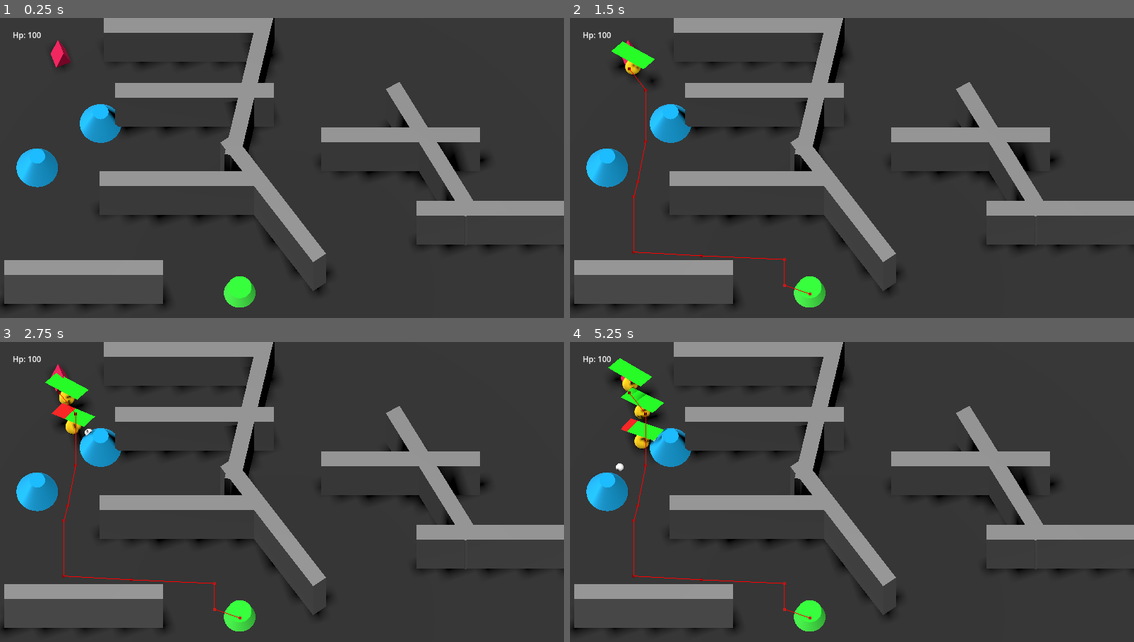
Above: before the commit, frames 1-4 (two rows, left to right).
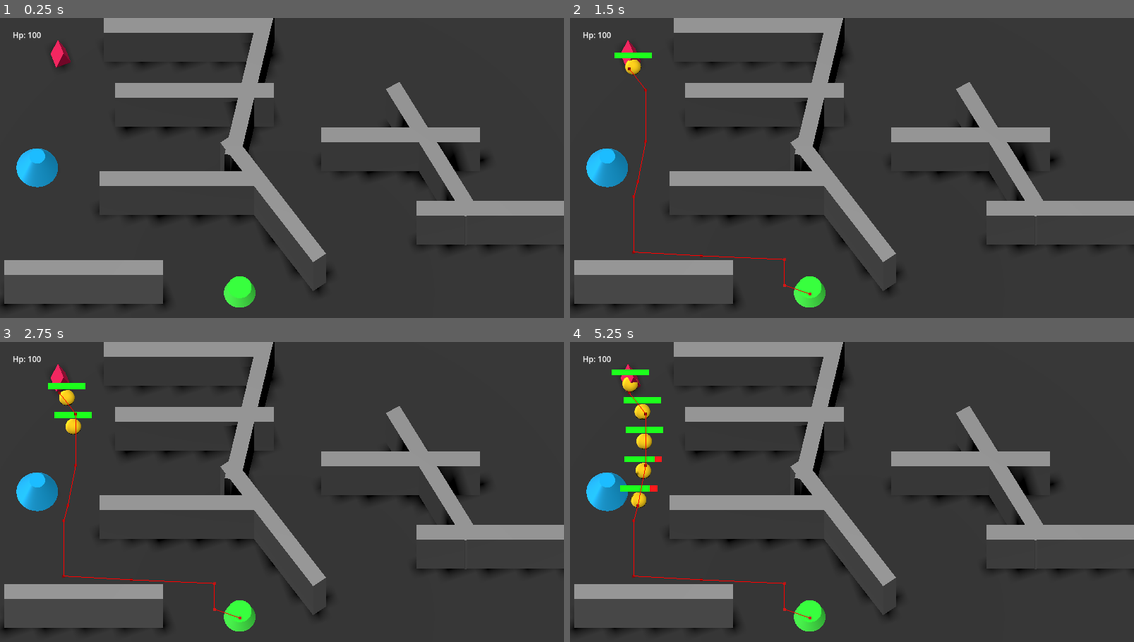
Above: after the commit, the same moments.

Repository: AlexBlck/factory-td
Game: Godot game, scene res://Scenes/main.tscn
The game is run twice, just before and just after one commit, with the same random seed, the same clock (stepped at 60 frames per second) and the same inputs.
Inputs:
- Up to frame 1 (0.25 s): no input
- Up to frame 2 (1.5 s): tap Enter (ui_accept) at 0.5, 0.77 s
- Up to frame 3 (2.75 s): tap Enter (ui_accept) at 1.52 s
- Up to frame 4 (5.25 s): tap Enter (ui_accept) at 3.02, 3.77, 4.52 s

The runs differ from the first frame. In frame 1, 0.7% of the frame differs, in the area x 14-22%, y 28-42%; in frame 2, 1.0%; in frame 3, 1.4%; in frame 4, 2.1%, in the area x 6-22%, y 5-56%.

Commit message:
Fix healthbar rotation

Diff:
--- a/Scenes/enemy.tscn
+++ b/Scenes/enemy.tscn
@@ -42,5 +42,7 @@
 debug_enabled = true
 
 [node name="HpBar" type="MeshInstance3D" parent="."]
-transform = Transform3D(-4.33267e-08, 0.991199, 0, 0.991199, 4.33267e-08, 8.66534e-08, 8.66534e-08, 3.78774e-15, -0.991199, 0, 2, 0)
+transform = Transform3D(-1.73359e-08, 0.991199, 0, 0.3966, 4.33267e-08, 5.15175e-08, 3.46719e-08, 3.78774e-15, -0.589292, 0, 2, 0)
+layers = 2
+cast_shadow = 0
 mesh = SubResource("PlaneMesh_8i5dy")
--- a/Scenes/main.tscn
+++ b/Scenes/main.tscn
@@ -103,9 +103,7 @@
 
 [node name="Tower" parent="." instance=ExtResource("6_u4p2m")]
 transform = Transform3D(1, 0, 0, 0, 1, 0, 0, 0, 1, -15, 1, -1)
-
-[node name="Tower2" parent="." instance=ExtResource("6_u4p2m")]
-transform = Transform3D(1, 0, 0, 0, 1, 0, 0, 0, 1, -11, 1, -4)
+cooldown = 1.0
 
 [node name="NavigationRegion3D" type="NavigationRegion3D" parent="."]
 navigation_mesh = SubResource("NavigationMesh_4ko1m")
--- a/Scripts/enemy.gd
+++ b/Scripts/enemy.gd
@@ -36,7 +36,7 @@
         queue_free()
 
 func _physics_process(delta):
-    $HpBar.look_at(get_node("/root/Main/Camera").position, Vector3.MODEL_TOP)
+    $HpBar.rotation_degrees = Vector3(0,90,0)
 
     if navigation_agent.is_navigation_finished():
         return
--- a/Shaders/hpbar.gdshader
+++ b/Shaders/hpbar.gdshader
@@ -1,5 +1,5 @@
 shader_type spatial;
-render_mode diffuse_toon;
+render_mode diffuse_toon, shadows_disabled;
 
 const vec3 green = vec3(0, 1, 0);
 const vec3 red = vec3(1, 0, 0);
